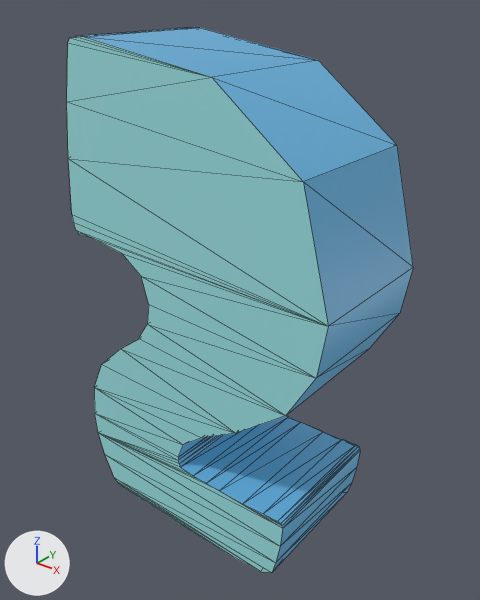
What one commit did to the glTF model scene/models/alphaNum/2.glb.
Before and after are seen from a 50 mm camera at (0.47, -0.571, 0.642) aimed at (0.009, 0.005, 0.285). Lighting does not change. The marker at lower left points along +X, +Y and +Z. Mesh edges are drawn as thin lines. Objects named as collision shapes, trigger or cutter boxes, shadow casters or lower levels of detail are left out. Where no turn or scale is listed for an object, it has been applied to the vertices.

The first picture shows '2'.
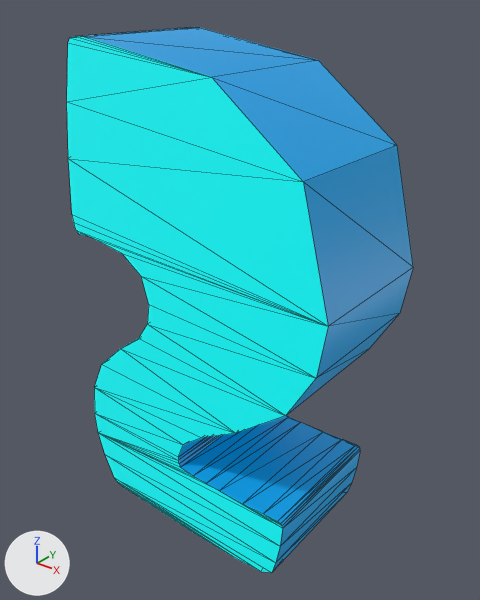
Location of each change, (x1, y1, x2, y2) in pixels of the pictures (480 x 600 px):
'2', recoloured
    both: (67, 27, 413, 573)

The change, as a list of edits to the scene's bpy script:
```text
Change mat_light:
    mat_light.base_color: (0.251, 0.566, 0.581) -> (0.0, 1.0, 1.0)  # cyan #89c6c9 -> cyan #00ffff
    mat_light.emission_color: (0.05, 0.113, 0.115) -> (0.0, 0.2, 0.2)  # dark cyan #3f5e5f -> dark cyan #007c7c
Change mat_dark:
    mat_dark.base_color: (0.101, 0.338, 0.562) -> (0.0, 0.296, 0.651)  # blue #599dc6 -> cyan #0094d3
    mat_dark.emission_color: (0.02, 0.0673, 0.113) -> (0.0, 0.0592, 0.13)  # dark blue #27495e -> dark blue #004565
```
